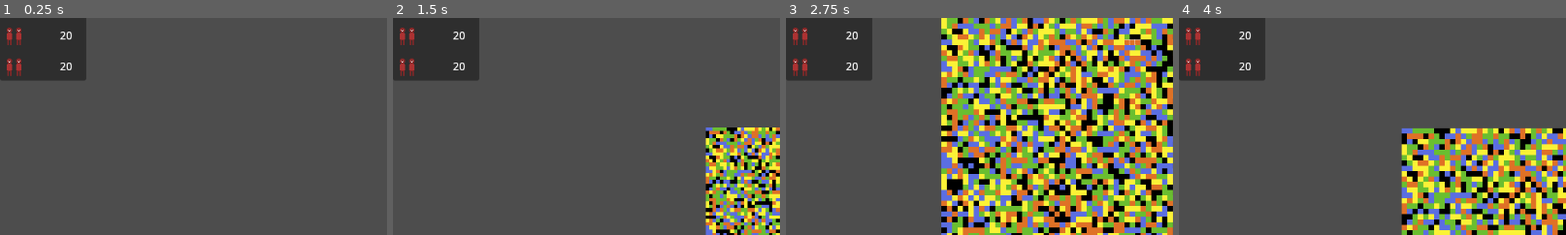
Above: before the commit, frames 1-4 (left to right).
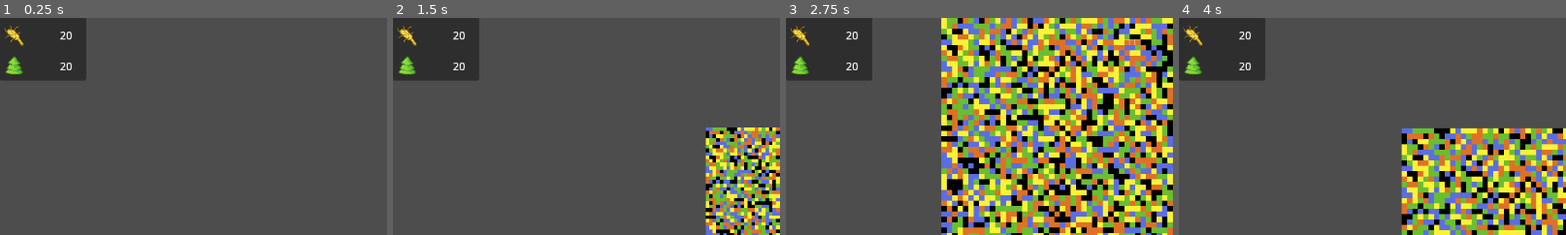
Above: after the commit, the same moments.

Repository: ThreeCoffees/cassini-hackathon
Game: Godot game, scene res://test_scenes/leon/tilemap_gen_test.tscn
Two runs of this game, one before a commit and one after it. Both use one fixed random seed, a clock stepped at 60 frames per second and the inputs below. The project has no main scene, so this scene is started directly.
Inputs (mouse positions are % of the whole screen's width and height, from its top left):
- Up to frame 1 (0.25 s): no input
- Up to frame 2 (1.5 s): tap Enter at 0.5 s; move the mouse to (72, 45) at 0.52 s; hold D (right) 0.53-1.28 s; hold Mouse wheel up (zoom_in) 0.53-1.28 s; click (72, 45) at 0.67 s; move the mouse to (30, 55) at 1.27 s; hold S (down) from 1.28 s (still down); tap Mouse wheel down (zoom_out) at 1.35 s
- Up to frame 3 (2.75 s): move the mouse to (60, 28) at 2.02 s; release S (down) at 2.03 s; hold D (right) from 2.03 s (still down); hold Mouse wheel up (zoom_in) from 2.03 s (still down)
- Up to frame 4 (4 s): move the mouse to (45, 70) at 2.77 s; release D (right) at 2.78 s; release Mouse wheel up (zoom_in) at 2.78 s; hold W (up) 2.78-3.53 s; tap Mouse wheel down (zoom_out) at 2.85 s; click (45, 70) at 2.92 s; move the mouse to (80, 65) at 3.52 s; hold A (left) from 3.53 s (still down); hold Mouse wheel up (zoom_in) from 3.53 s (still down)
The pictures show only the part of the screen within x 0-50%, y 10-60%; the shares and areas given below are measured in that part.

The runs differ from the first frame. In frame 1, 0.6% of the frame differs, in the area x 1-7%, y 3-27%; in frame 2, 0.6%; in frame 3, 0.6%; in frame 4, 0.6%.

Commit message:
Calculate faction info based on the number of tiles

Diff:
--- a/scenes/ui/city_inspector.tscn
+++ b/scenes/ui/city_inspector.tscn
@@ -1,7 +1,9 @@
-[gd_scene load_steps=3 format=3 uid="uid://8qhk40k3dt5s"]
+[gd_scene load_steps=5 format=3 uid="uid://8qhk40k3dt5s"]
 
 [ext_resource type="Script" uid="uid://gc7k1ktvqciw" path="res://scripts/ui/city_inspector.gd" id="1_jo5e0"]
 [ext_resource type="PackedScene" uid="uid://c7h2x38t0mbbm" path="res://scenes/ui/property_info.tscn" id="1_x1ltm"]
+[ext_resource type="Texture2D" uid="uid://d30ok1yq322oo" path="res://assets/icons/wheat.png" id="3_nbyyj"]
+[ext_resource type="Texture2D" uid="uid://b32e3x6esqrwi" path="res://assets/icons/tree.png" id="4_wij3p"]
 
 [node name="CityInspector" type="Control" node_paths=PackedStringArray("city_label", "properties_container")]
 layout_mode = 3
@@ -38,11 +40,21 @@
 custom_minimum_size = Vector2(128, 0)
 layout_mode = 2
 
-[node name="PropertyInfo" parent="VBoxContainer/Properties/VBoxContainer" instance=ExtResource("1_x1ltm")]
+[node name="PopulationInfo" parent="VBoxContainer/Properties/VBoxContainer" instance=ExtResource("1_x1ltm")]
 layout_mode = 2
 
-[node name="PropertyInfo2" parent="VBoxContainer/Properties/VBoxContainer" instance=ExtResource("1_x1ltm")]
+[node name="FoodInfo" parent="VBoxContainer/Properties/VBoxContainer" instance=ExtResource("1_x1ltm")]
 layout_mode = 2
 
-[node name="PropertyInfo3" parent="VBoxContainer/Properties/VBoxContainer" instance=ExtResource("1_x1ltm")]
+[node name="PropertyIcon" parent="VBoxContainer/Properties/VBoxContainer/FoodInfo/HBoxContainer" index="0"]
+texture = ExtResource("3_nbyyj")
+
+[node name="EnergyInfo" parent="VBoxContainer/Properties/VBoxContainer" instance=ExtResource("1_x1ltm")]
 layout_mode = 2
+
+[node name="PropertyIcon" parent="VBoxContainer/Properties/VBoxContainer/EnergyInfo/HBoxContainer" index="0"]
+texture = ExtResource("4_wij3p")
+
+[editable path="VBoxContainer/Properties/VBoxContainer/PopulationInfo"]
+[editable path="VBoxContainer/Properties/VBoxContainer/FoodInfo"]
+[editable path="VBoxContainer/Properties/VBoxContainer/EnergyInfo"]
--- a/scenes/ui/property_info.tscn
+++ b/scenes/ui/property_info.tscn
@@ -1,12 +1,15 @@
-[gd_scene load_steps=2 format=3 uid="uid://c7h2x38t0mbbm"]
+[gd_scene load_steps=3 format=3 uid="uid://c7h2x38t0mbbm"]
 
 [ext_resource type="Texture2D" uid="uid://c32qdssgr4551" path="res://assets/icons/population.png" id="1_f7tcu"]
+[ext_resource type="Script" uid="uid://uignotyvpww1" path="res://scripts/ui/property_info.gd" id="1_stp7p"]
 
-[node name="PropertyInfo" type="MarginContainer"]
+[node name="PropertyInfo" type="MarginContainer" node_paths=PackedStringArray("label")]
 theme_override_constants/margin_left = 5
 theme_override_constants/margin_top = 5
 theme_override_constants/margin_right = 20
 theme_override_constants/margin_bottom = 5
+script = ExtResource("1_stp7p")
+label = NodePath("HBoxContainer/PropertyValue")
 
 [node name="HBoxContainer" type="HBoxContainer" parent="."]
 layout_mode = 2
--- a/scripts/autoloads/city_manager.gd
+++ b/scripts/autoloads/city_manager.gd
@@ -1,8 +1,7 @@
 extends Node
 
-var faction_count = 0
 var _city_tile_faction: Dictionary[Vector2i, int] = {}
-var _faction_city_tiles: Array[Array] = []
+var _faction_infos: Array[Faction] = []
 
 # returns faction id of the specified city cell. Returns -1 if provided coords aren't a city tile.
 func get_cell_faction_id(cell_coords: Vector2i) -> int:
@@ -10,9 +9,12 @@
 
 # returns all city cells of a faction specified by the id.
 func get_faction_id_cells(faction_id: int) -> Array:
-	if faction_id >= faction_count:
+	if faction_id >= Faction.faction_count:
 		return []
-	return _faction_city_tiles[faction_id]
+	return _faction_infos[faction_id].city_tiles
+
+func get_faction(faction_id: int) -> Faction:
+	return _faction_infos[faction_id]
 
 func create_cities(tilemap: TileMapLayer):
 	var all_city_cells = tilemap.get_used_cells_by_id(1, Vector2i(4,0));
@@ -22,23 +24,25 @@
 
 	for cell_coords in _city_tile_faction.keys():
 		if _city_tile_faction.get(cell_coords) == -1:
-			_faction_city_tiles.append([])
-			_flood_fill(cell_coords)
-			faction_count+=1
+			var faction: Faction = Faction.new()
+			_flood_fill(cell_coords, faction)
+			print(faction.id)
+			_faction_infos.append(faction)
 
 
-func _flood_fill(cell_coords: Vector2i):
+
+func _flood_fill(cell_coords: Vector2i, faction: Faction):
 	var cell_factions = _city_tile_faction.get(cell_coords);
 	if cell_factions == null or cell_factions != -1:
 		return
 
-	_city_tile_faction.set(cell_coords, faction_count)
-	_faction_city_tiles[faction_count].append(cell_coords)
+	_city_tile_faction.set(cell_coords, Faction.faction_count-1)
+	faction.add_city_tile(cell_coords)
 
 	var x = cell_coords.x
 	var y = cell_coords.y
 
-	_flood_fill(Vector2i(x+1, y))
-	_flood_fill(Vector2i(x-1, y))
-	_flood_fill(Vector2i(x, y+1))
-	_flood_fill(Vector2i(x, y-1))
+	_flood_fill(Vector2i(x+1, y), faction)
+	_flood_fill(Vector2i(x-1, y), faction)
+	_flood_fill(Vector2i(x, y+1), faction)
+	_flood_fill(Vector2i(x, y-1), faction)
--- /dev/null
+++ b/scripts/factions/faction.gd
@@ -0,0 +1,31 @@
+class_name Faction extends Node
+
+const population_starter_multiplier: int = 2
+const food_multiplier: int = 2
+const energy_multiplier: int = 2
+
+static var faction_count: int = 0
+
+var id: int
+var city_tiles: Array[Vector2i] = []: get = _get_city_tiles
+var worked_tiles: Array[Vector2i] = []
+
+var population: int
+var food_requirement: int
+var energy_requirement: int
+
+func _get_city_tiles() -> Array[Vector2i]:
+	return city_tiles
+
+func add_city_tile(tile_coords: Vector2i)-> void:
+	city_tiles.append(tile_coords)
+	update_info()
+
+func update_info():
+	population = population_starter_multiplier * city_tiles.size()
+	food_requirement = population * food_multiplier
+	energy_requirement = population * energy_multiplier
+
+func _init():
+	id = faction_count
+	faction_count+=1
--- a/scripts/ui/city_inspector.gd
+++ b/scripts/ui/city_inspector.gd
@@ -2,9 +2,16 @@
 
 @export var debug: bool = false
 @export var city_label: Label
-@export var properties_container: VBoxContainer
+
+@export var population_info: PropertyInfo
+@export var food_info: PropertyInfo
+@export var energy_info: PropertyInfo
 
 func _on_faction_picked(faction_id: int) -> void:
 	if debug:
 		print("faction %d picked" % faction_id)
 	city_label.text = "City %d" % faction_id
+
+	var faction_info: Faction = CityManager.get_faction(faction_id)
+
+	print(faction_info)
--- /dev/null
+++ b/scripts/ui/property_info.gd
@@ -0,0 +1,6 @@
+class_name PropertyInfo extends MarginContainer
+
+@export var label: Label
+
+func set_label(new_text: String):
+	label.text = new_text
Binary file added: assets/icons/tree.png
Not shown, added: assets/icons/tree.png.import
Binary file added: assets/icons/wheat.png
Not shown, added: assets/icons/wheat.png.import
Not shown, added: scripts/factions/faction.gd.uid
Not shown, added: scripts/ui/property_info.gd.uid
